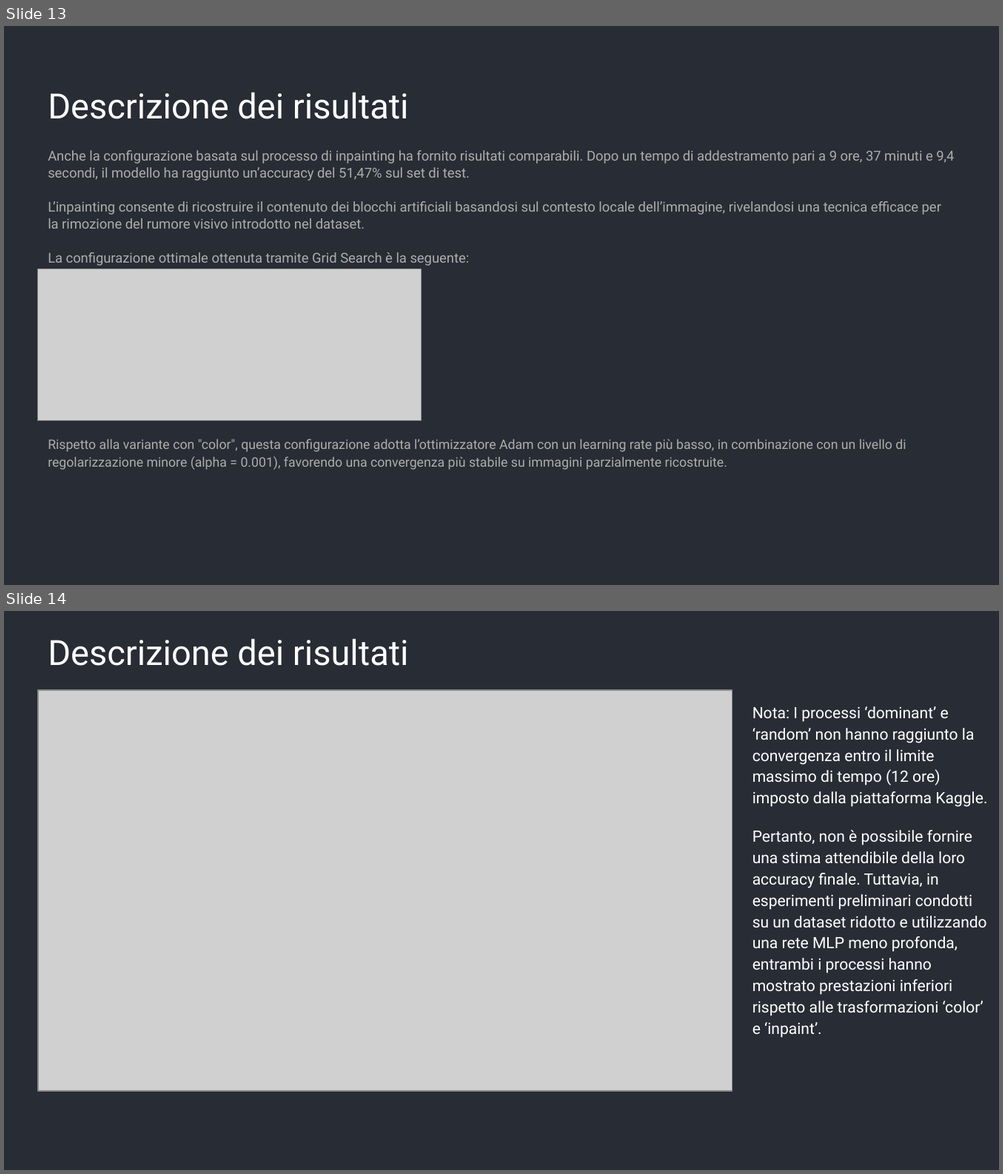
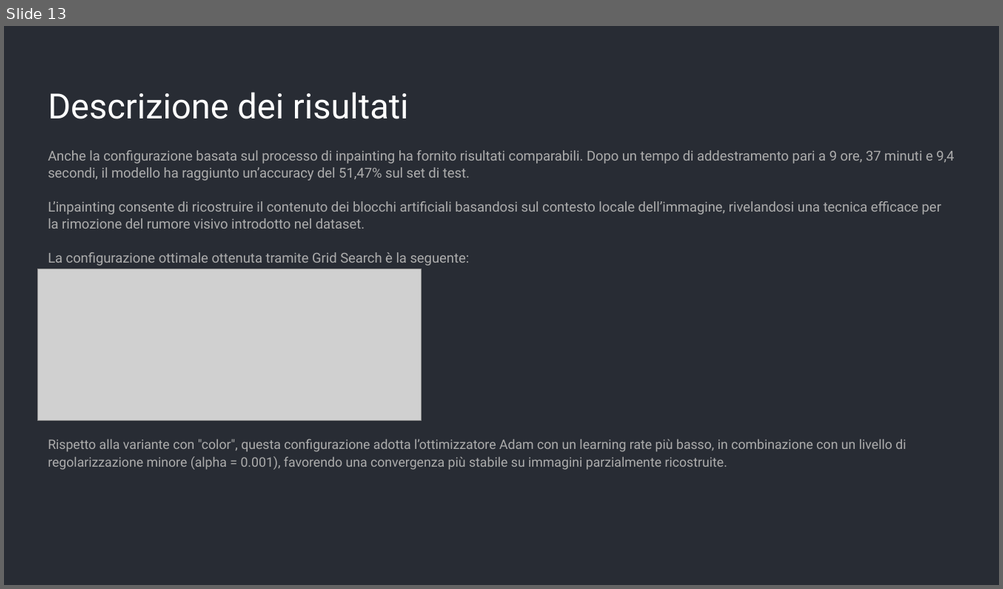
Before and after one commit to milazz-rich/hw3, a slide deck: ML-Homework 3.pptx. Shown one above the other, each under a label of ours: slides 13 and 14 before the commit, slide 13 after it. The pictures are 1003x1174 and 1003x589 pixels, drawn with LibreOffice and Linux fonts; fonts in the diff are those of the drawing; grey boxes stand for pictures. Boxes give left, top, right and bottom in pixels: in the first picture for what was removed or moved away, otherwise in the second. Text is boxed around its words. In the diff, an @@ line names an element or a change of style, - is before the commit and + after.

```diff
--- a/ML-Homework 3.pptx
+++ b/ML-Homework 3.pptx
@@ slide 14 removed at bbox=[4, 611, 999, 1170], background #282C34 @@
@@ title removed at bbox=[48, 638, 409, 666] @@
-Descrizione dei risultati
@@ picture removed at bbox=[38, 691, 732, 1091] @@
@@ text removed at bbox=[752, 706, 987, 1038] @@
-Nota: I processi ‘dominant’ e ‘random’ non hanno raggiunto la convergenza entro il limite massimo di tempo (12 ore) imposto dalla piattaforma Kaggle.
-Pertanto, non è possibile fornire una stima attendibile della loro accuracy finale. Tuttavia, in esperimenti preliminari condotti su un dataset ridotto e utilizzando una rete MLP meno profonda, entrambi i processi hanno mostrato prestazioni inferiori rispetto alle trasformazioni ‘color’ e ‘inpaint’.
```
Also in this commit, not shown: 1 slide added.
